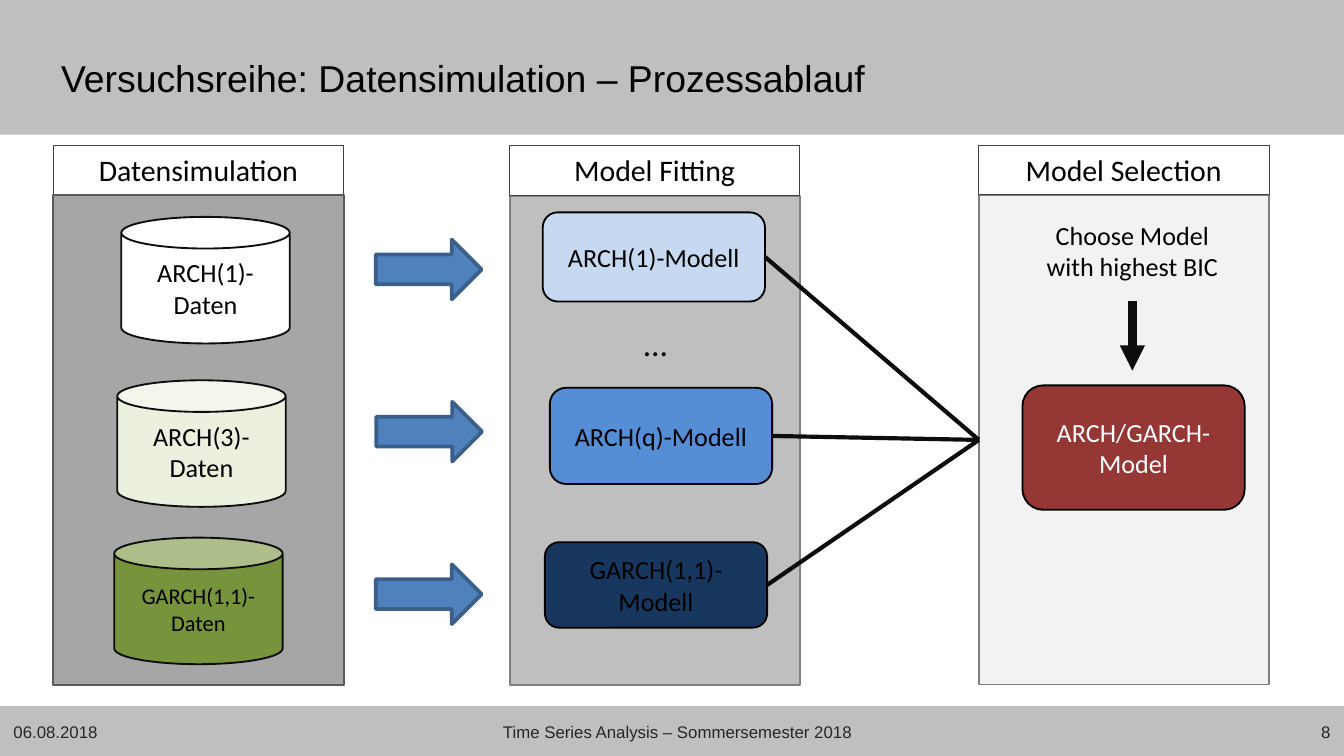
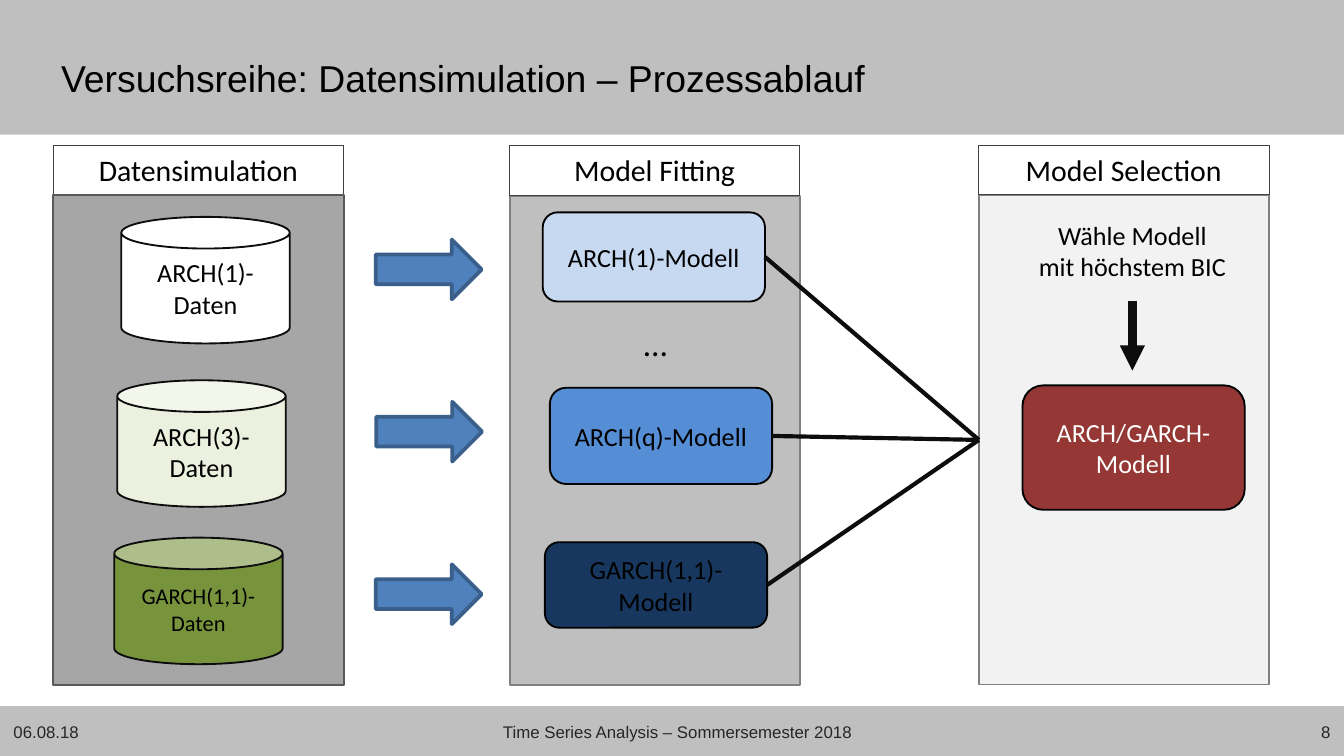
Before and after one commit to Janis90/time-series-anaysis, a slide deck: slide 8 of presentation/tsa_presentation_final.pptx. Drawn at 1344x756 pixels with LibreOffice and Linux fonts; fonts in the diff are those of the drawing; background and template pictures are left out. Boxes give left, top, right and bottom in pixels: in the first picture for what was removed or moved away, otherwise in the second. Text is boxed around its words. In the diff, an @@ line names an element or a change of style, - is before the commit and + after.

```diff
--- a/presentation/tsa_presentation_final.pptx
+++ b/presentation/tsa_presentation_final.pptx
@@ text at (1039, 227, 1226, 277): text changed @@
-Choose Model with highest BIC
+Wähle Modell mit höchstem BIC
@@ text in rounded rectangle at (1057, 424, 1210, 473): text changed @@
-ARCH/GARCH-Model
+ARCH/GARCH-Modell
@@ text at (13, 726, 78, 738): text changed @@
-06.08.2018
+06.08.18
```
Also in this commit, not shown: 22 other slides changed, 4 other files.
